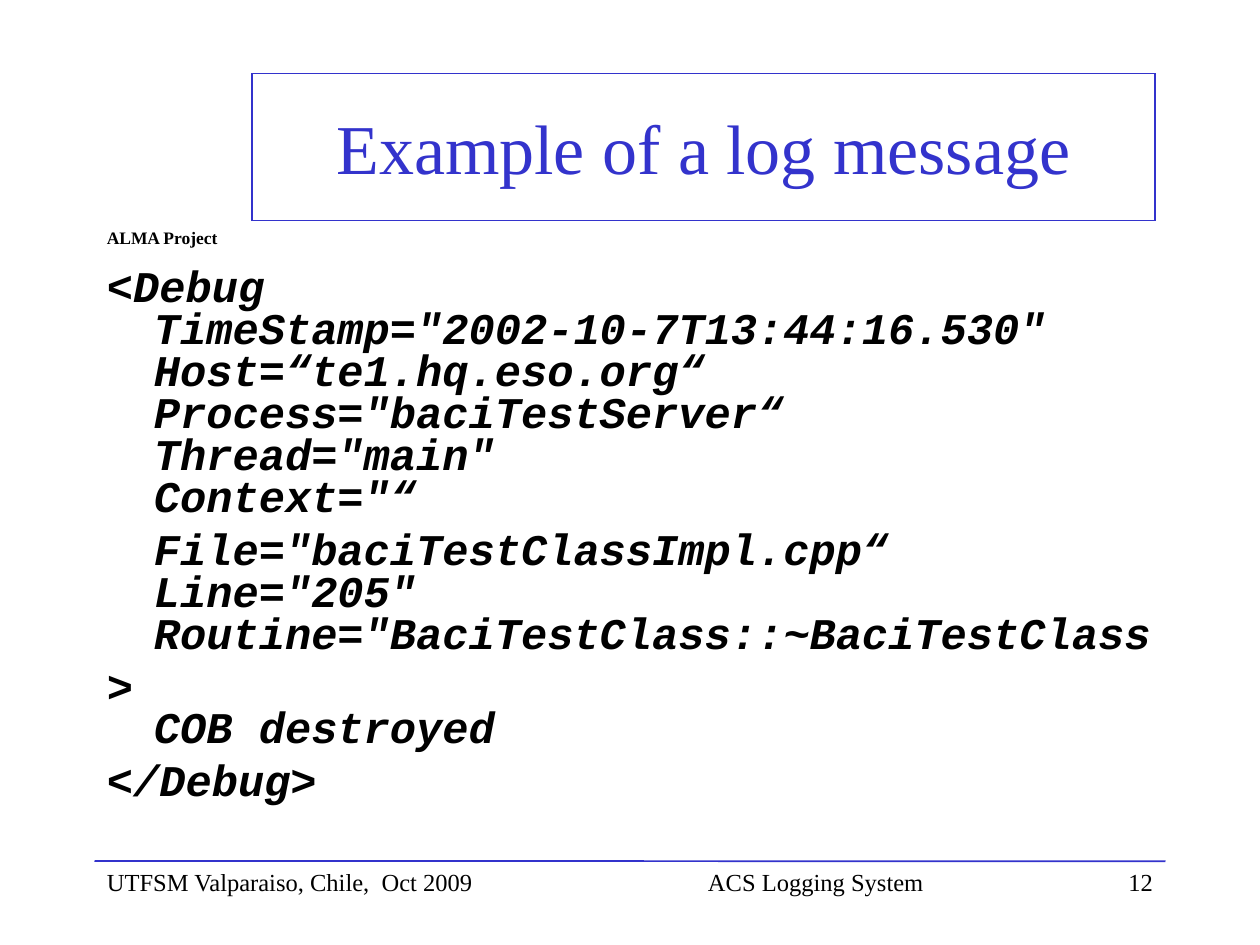
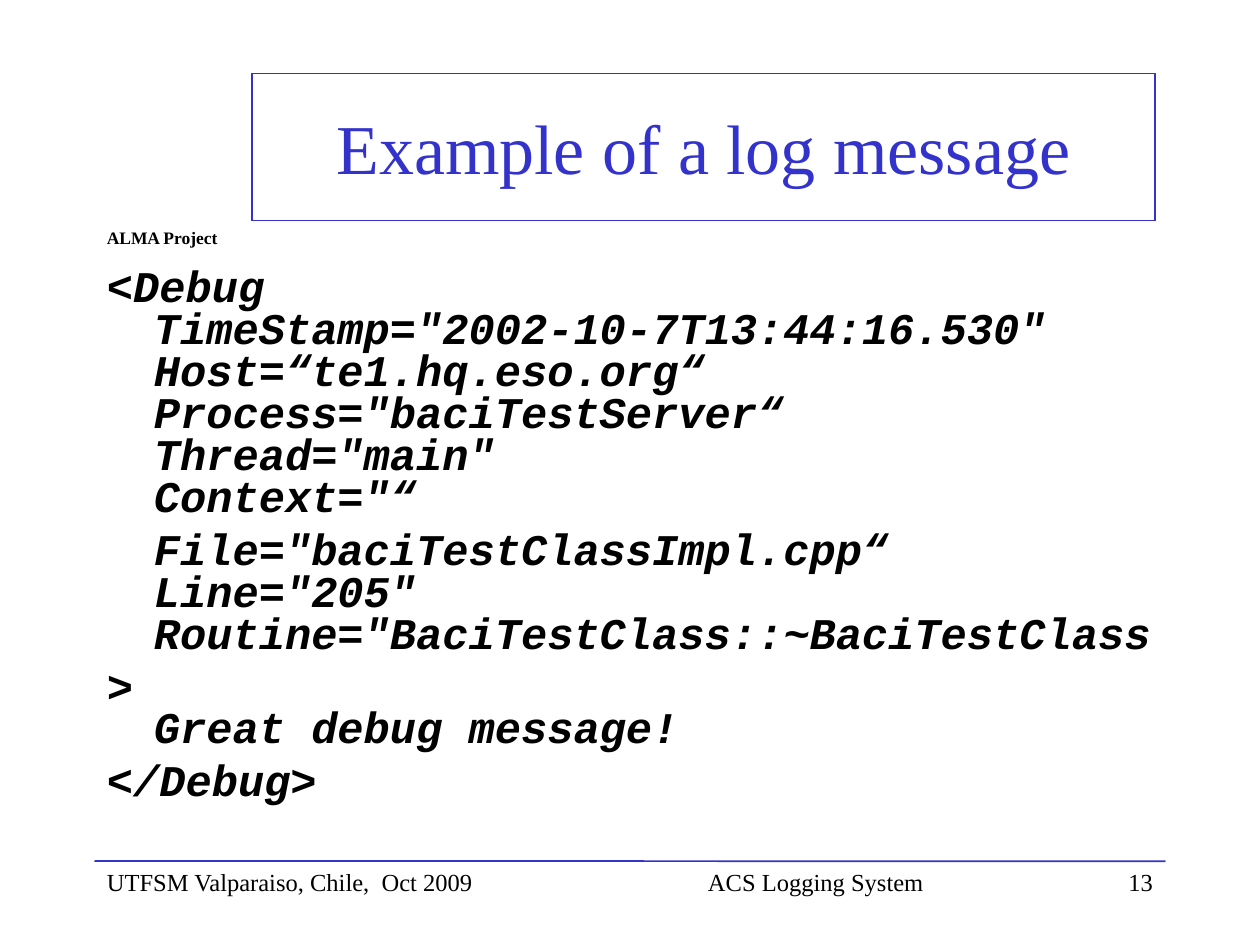
Before and after one commit to ACS-Community/ACS, a slide deck: slide 13 of Documents/ACS-Course/ACSCourse-ACSLoggingSystem.ppt (slide 12 before the commit). Drawn at 1260x945 pixels with LibreOffice and Linux fonts; fonts in the diff are those of the drawing; background and template pictures are left out. Boxes give left, top, right and bottom in pixels: in the first picture for what was removed or moved away, otherwise in the second. Text is boxed around its words. In the diff, an @@ line names an element or a change of style, - is before the commit and + after.

```diff
--- a/Documents/ACS-Course/ACSCourse-ACSLoggingSystem.ppt
+++ b/Documents/ACS-Course/ACSCourse-ACSLoggingSystem.ppt
@@ text at (154,713,679,753): text changed @@
->
-COB destroyed
+>
+Great debug message!
@@ page number at (1128,874,1153,892): text changed @@
-12
+13
```
Also in this commit, not shown: 8 other slides changed, 2 slides added.
